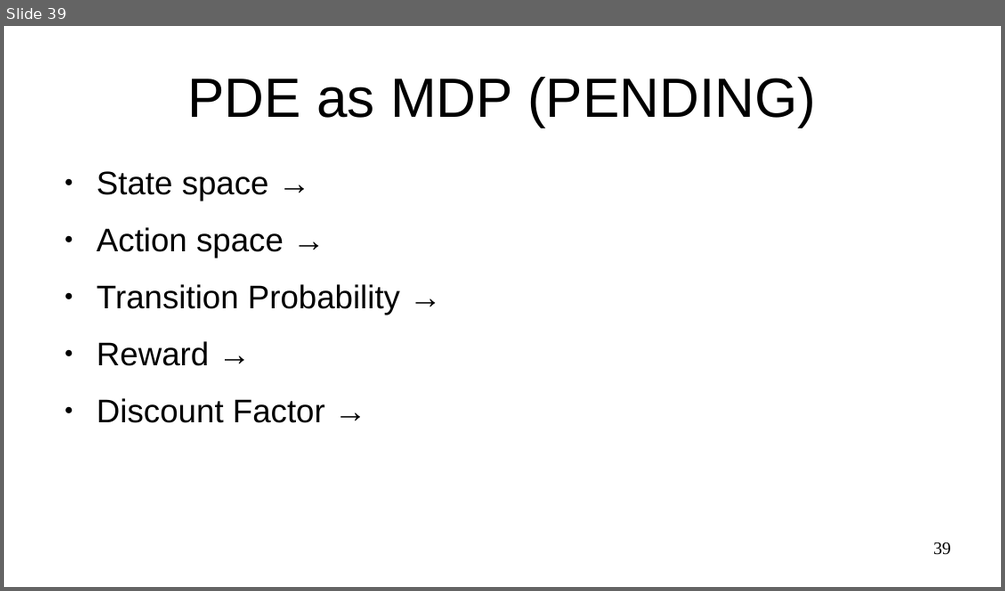
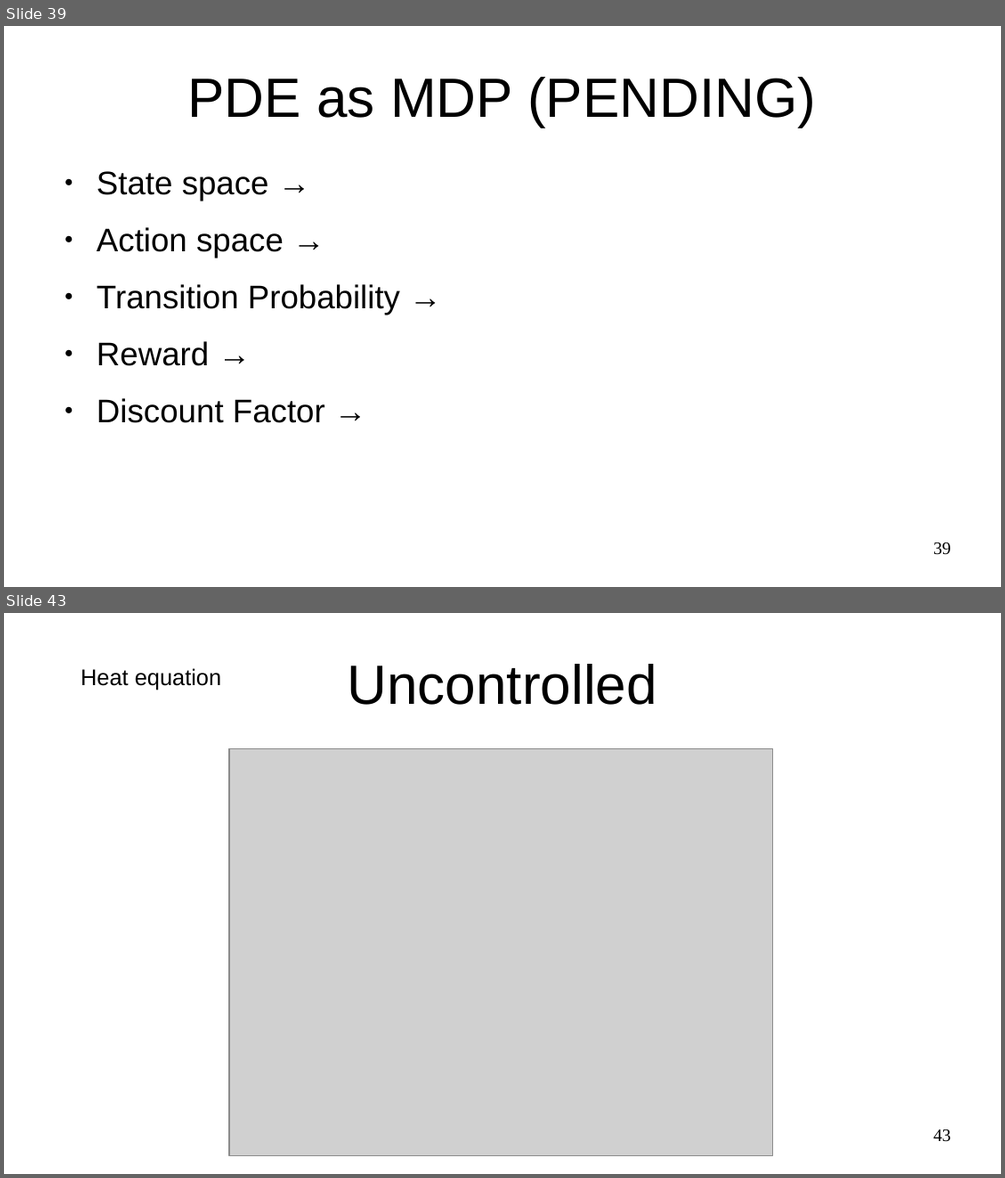
Before and after one commit to ajrox090/PhysicsGym, a slide deck: presentation/presentation.odp. Shown one above the other, each under a label of ours: slide 39 before the commit, slides 39 and 43 after it; the slides between them are not shown. The pictures are 1005x591 and 1005x1178 pixels, drawn with LibreOffice and Linux fonts; fonts in the diff are those of the drawing; grey boxes stand for pictures. Boxes give left, top, right and bottom in pixels: in the first picture for what was removed or moved away, otherwise in the second. Text is boxed around its words. In the diff, an @@ line names an element or a change of style, - is before the commit and + after.

```diff
--- a/presentation/presentation.odp
+++ b/presentation/presentation.odp
@@ slide 43 added at (x1=4, y1=613, x2=1001, y2=1174), background #FFFFFF @@
@@ title added at (x1=347, y1=664, x2=656, y2=705), 44 pt, text #000000 @@
+Uncontrolled
@@ text added at (x1=81, y1=668, x2=221, y2=690), 18 pt, text #000000 @@
+Heat equation
@@ picture added at (x1=229, y1=748, x2=773, y2=1156) @@
@@ page number added at (x1=933, y1=1129, x2=951, y2=1142), 14 pt, text #000000 @@
+43
```
Also in this commit, not shown: 11 other slides added.
